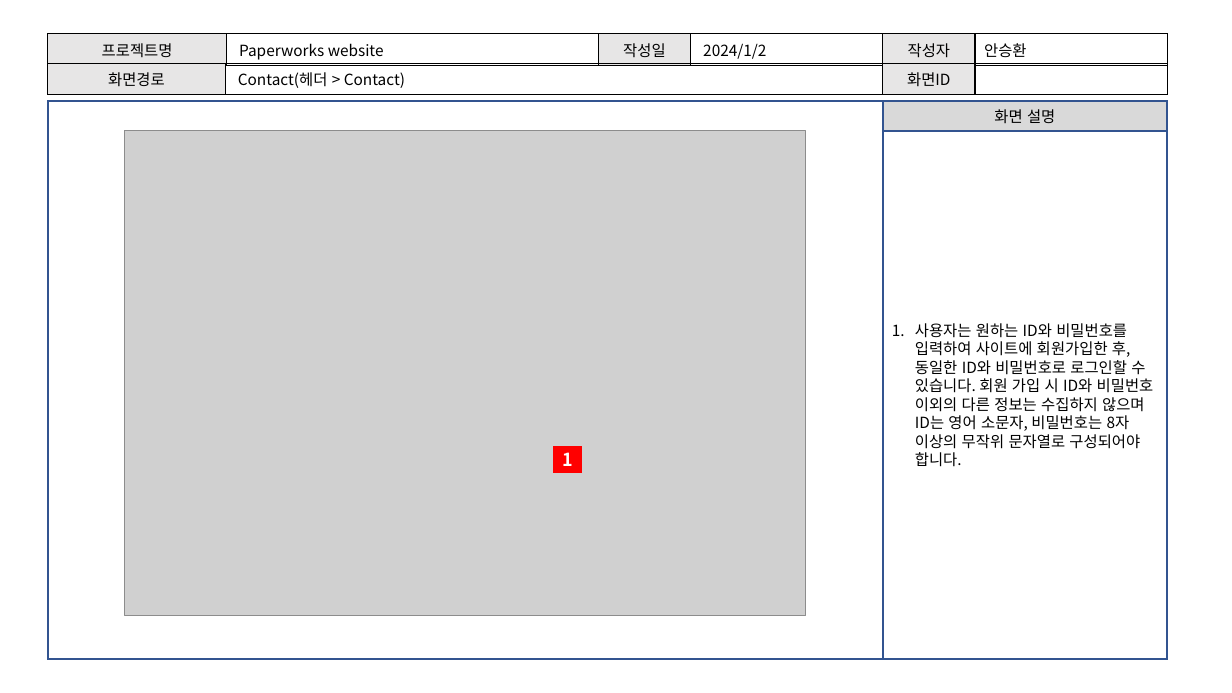
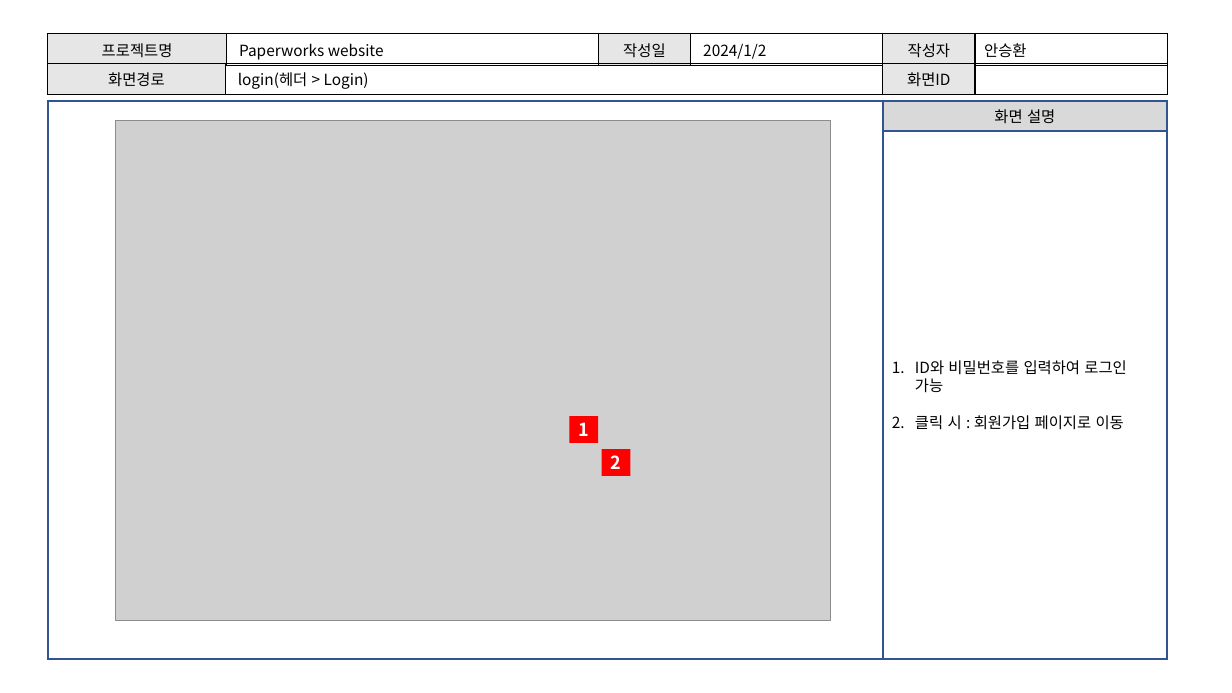
Before and after one commit to Awhn/paperworksweb, a slide deck: slide 9 of docs/코멘토_기획_화면설계서 양식.pptx. Drawn at 1232x693 pixels with LibreOffice and Linux fonts; fonts in the diff are those of the drawing; grey boxes stand for pictures. Boxes give left, top, right and bottom in pixels: in the first picture for what was removed or moved away, otherwise in the second. Text is boxed around its words. In the diff, an @@ line names an element or a change of style, - is before the commit and + after.

```diff
--- a/docs/코멘토_기획_화면설계서 양식.pptx
+++ b/docs/코멘토_기획_화면설계서 양식.pptx
@@ table at (x1=48, y1=64, x2=884, y2=93) @@
-row 1, column 2: Contact(헤더 > Contact)
+row 1, column 2: login(헤더 > Login)
@@ picture resized from (x1=125, y1=131, x2=806, y2=616) to (x1=116, y1=121, x2=831, y2=621) @@
@@ text in rectangle at (x1=915, y1=360, x2=1126, y2=430): text changed @@
-1. 사용자는 원하는 ID와 비밀번호를 입력하여 사이트에 회원가입한 후, 동일한 ID와 비밀번호로 로그인할 수 있습니다. 회원 가입 시 ID와 비밀번호 이외의 다른 정보는 수집하지 않으며 ID는 영어 소문자, 비밀번호는 8자 이상의 무작위 문자열로 구성되어야 합니다.
+1. ID와 비밀번호를 입력하여 로그인 가능
+2. 클릭 시 : 회원가입 페이지로 이동
@@ rectangle "1" moved from (x1=554, y1=446, x2=582, y2=473) to (x1=569, y1=416, x2=598, y2=443) @@
@@ rectangle added at (x1=602, y1=449, x2=630, y2=476), fill #FF0000, 14 pt, text #FFFFFF, bold @@
+2
```
Also in this commit, not shown: 6 other slides changed, 1 slide added, 23 other files.
